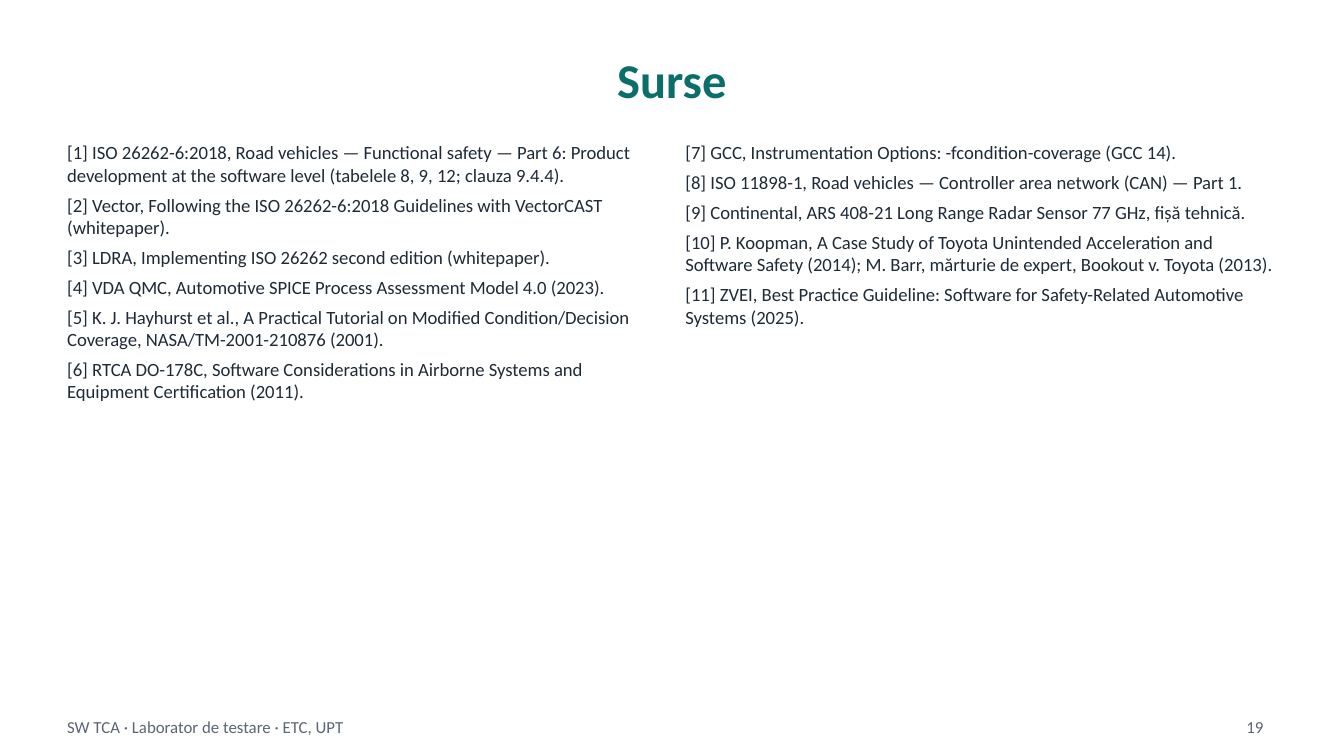
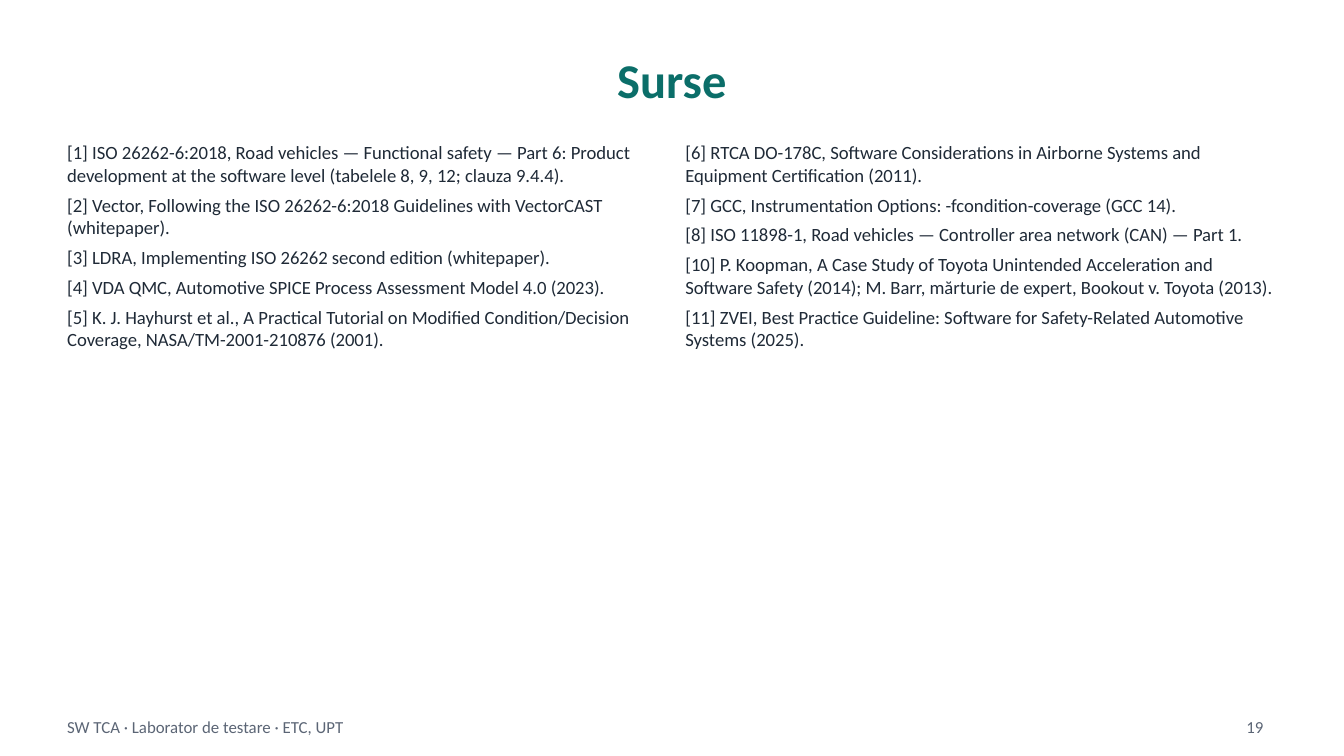
Before and after one commit to madalinatolontan1-ai/sw-tca-lab, a slide deck: slide 19 of materials/SW_TCA_curs_RO.pptx. Drawn at 1344x756 pixels with LibreOffice and Linux fonts; fonts in the diff are those of the drawing. Boxes give left, top, right and bottom in pixels: in the first picture for what was removed or moved away, otherwise in the second. Text is boxed around its words. In the diff, an @@ line names an element or a change of style, - is before the commit and + after.

```diff
--- a/materials/SW_TCA_curs_RO.pptx
+++ b/materials/SW_TCA_curs_RO.pptx
@@ text at (685,145,1200,185): paragraph added @@
+[6] RTCA DO-178C, Software Considerations in Airborne Systems and Equipment Certification (2011).
@@ text at (685,205,1245,223): paragraph removed @@
-[9] Continental, ARS 408-21 Long Range Radar Sensor 77 GHz, fișă tehnică.
@@ text at (67,362,582,401): paragraph removed @@
-[6] RTCA DO-178C, Software Considerations in Airborne Systems and Equipment Certification (2011).
```
Also in this commit, not shown: 15 other files.
